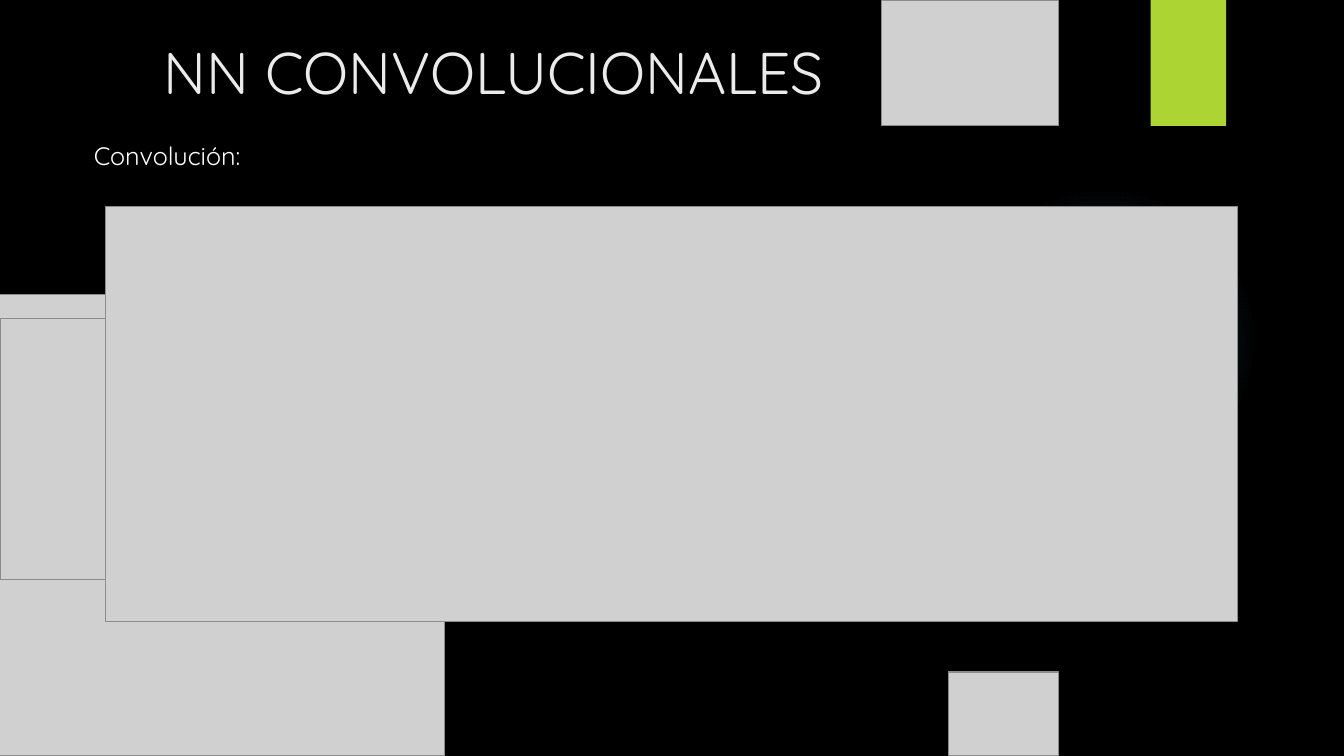
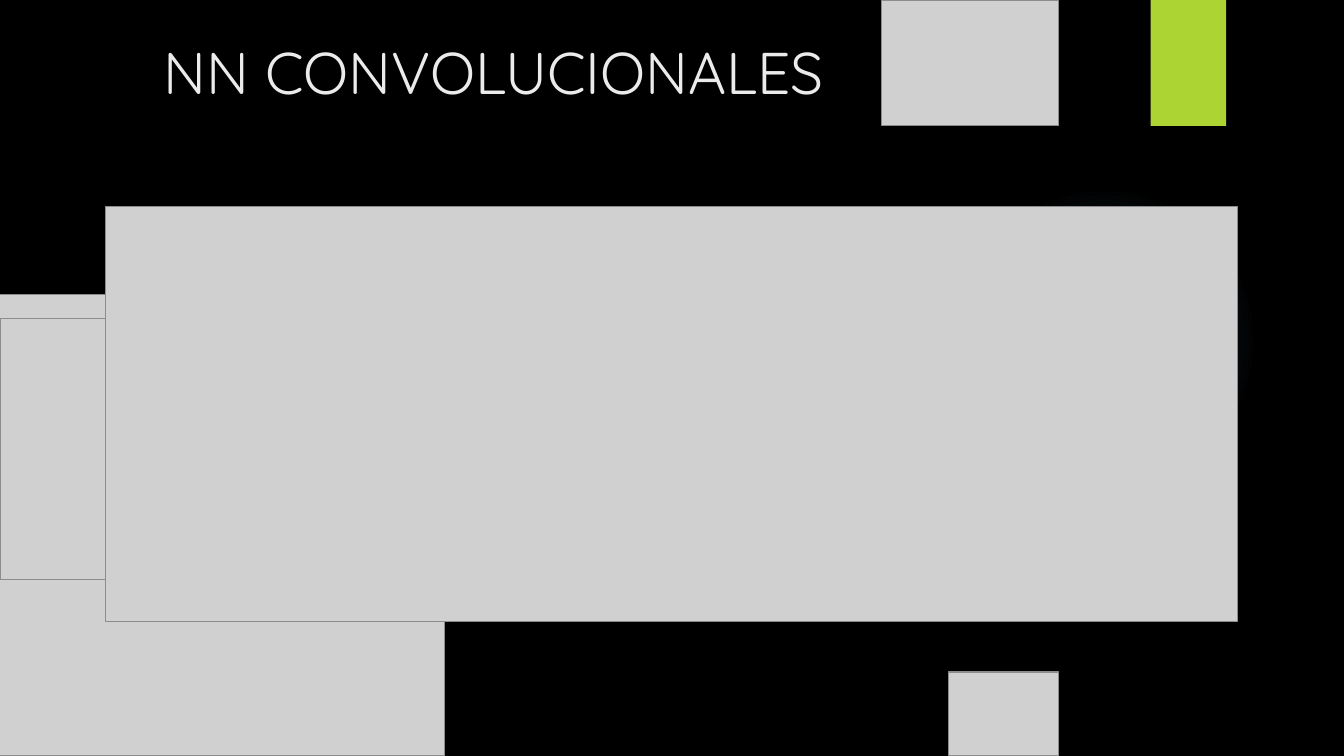
Before and after one commit to unknowchar/NN-imgClasification, a slide deck: slide 4 of NEURONAL NETWORK.pptx (slide 7 before the commit). Drawn at 1344x756 pixels with LibreOffice and Linux fonts; fonts in the diff are those of the drawing; grey boxes stand for pictures; background and template pictures are left out. Boxes give left, top, right and bottom in pixels: in the first picture for what was removed or moved away, otherwise in the second. Text is boxed around its words. In the diff, an @@ line names an element or a change of style, - is before the commit and + after.

```diff
--- a/NEURONAL NETWORK.pptx
+++ b/NEURONAL NETWORK.pptx
@@ text removed at (94,146,241,166) @@
-Convolución:
```
Also in this commit, not shown: 2 other slides changed, 5 slides added, 3 slides removed.
